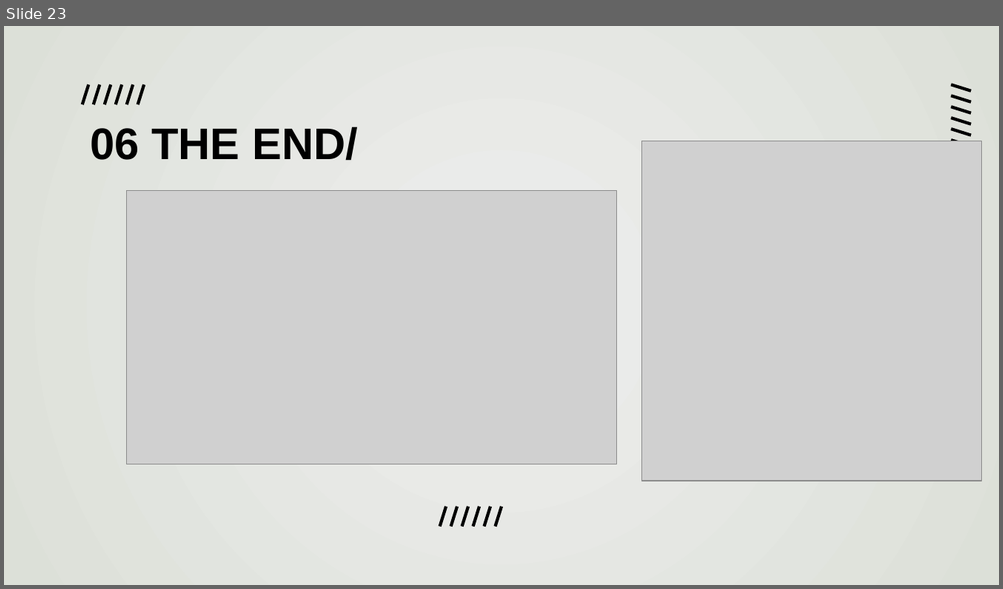
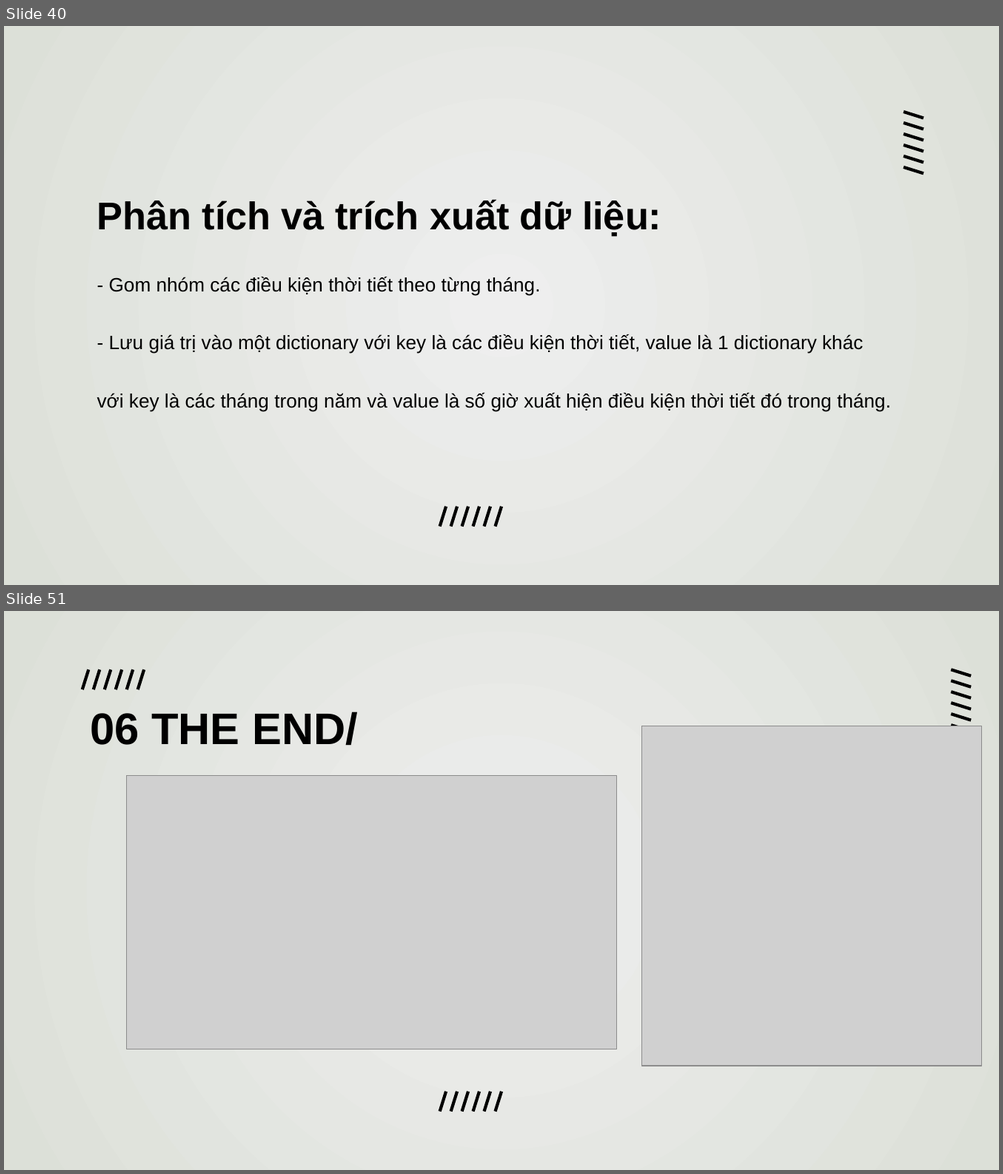
Before and after one commit to duongtanton/NP-KHDL-Gr9, a slide deck: group09.pptx. Shown one above the other, each under a label of ours: slide 23 before the commit, slides 40 and 51 after it; the slides between them are not shown. The pictures are 1003x589 and 1003x1174 pixels, drawn with LibreOffice and Linux fonts; fonts in the diff are those of the drawing; grey boxes stand for pictures. Boxes give left, top, right and bottom in pixels: in the first picture for what was removed or moved away, otherwise in the second. Text is boxed around its words. In the diff, an @@ line names an element or a change of style, - is before the commit and + after.

```diff
--- a/group09.pptx
+++ b/group09.pptx
@@ slide 40 added at box(4, 26, 999, 585), background gradient #EEEEEE to #DCE0D8 @@
@@ group added at box(903, 112, 923, 173): 6 lines @@
@@ text added at box(97, 199, 891, 412), 14 pt, text #000000 @@
+Phân tích và trích xuất dữ liệu:
+- Gom nhóm các điều kiện thời tiết theo từng tháng.
+- Lưu giá trị vào một dictionary với key là các điều kiện thời tiết, value là 1 dictionary khác
+với key là các tháng trong năm và value là số giờ xuất hiện điều kiện thời tiết đó trong tháng.
@@ group added at box(440, 506, 501, 526): 6 lines @@
@@ what was slide 23 is now slide 51 @@
```
Also in this commit, not shown: 4 slides changed, 27 other slides added.
